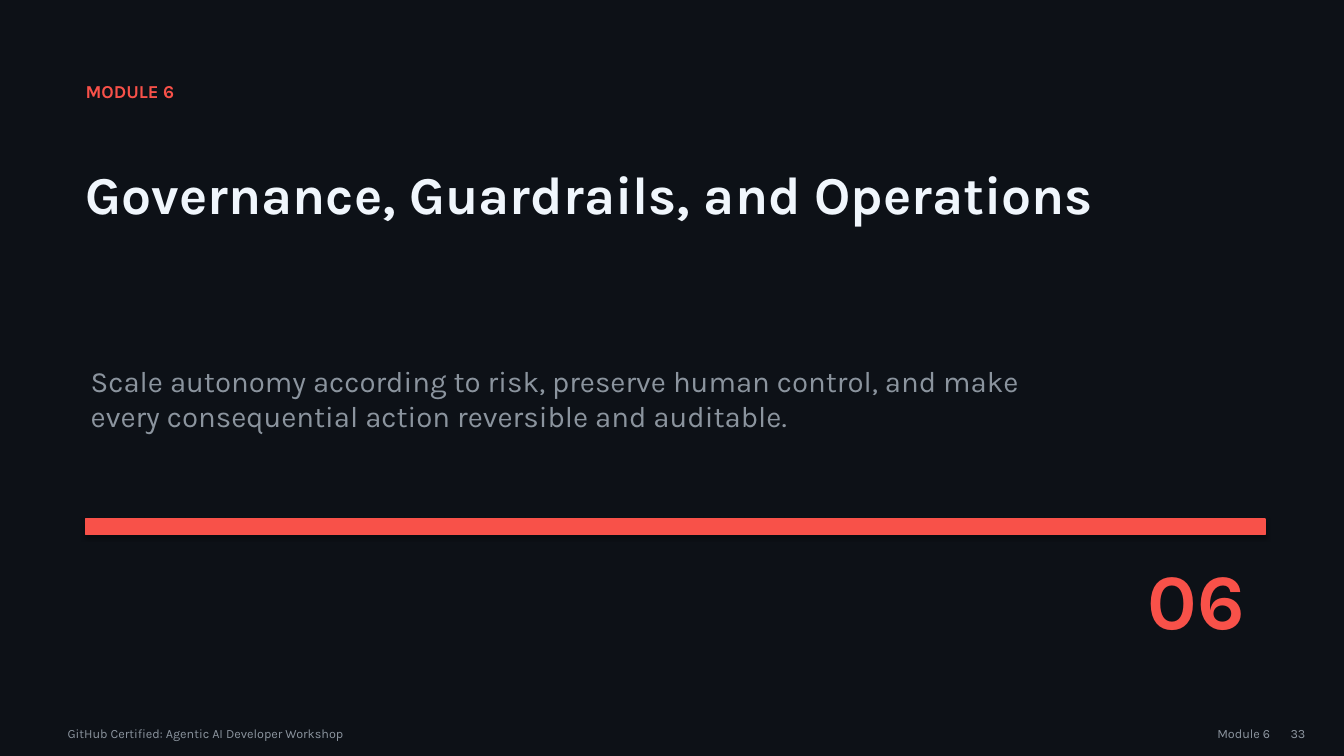
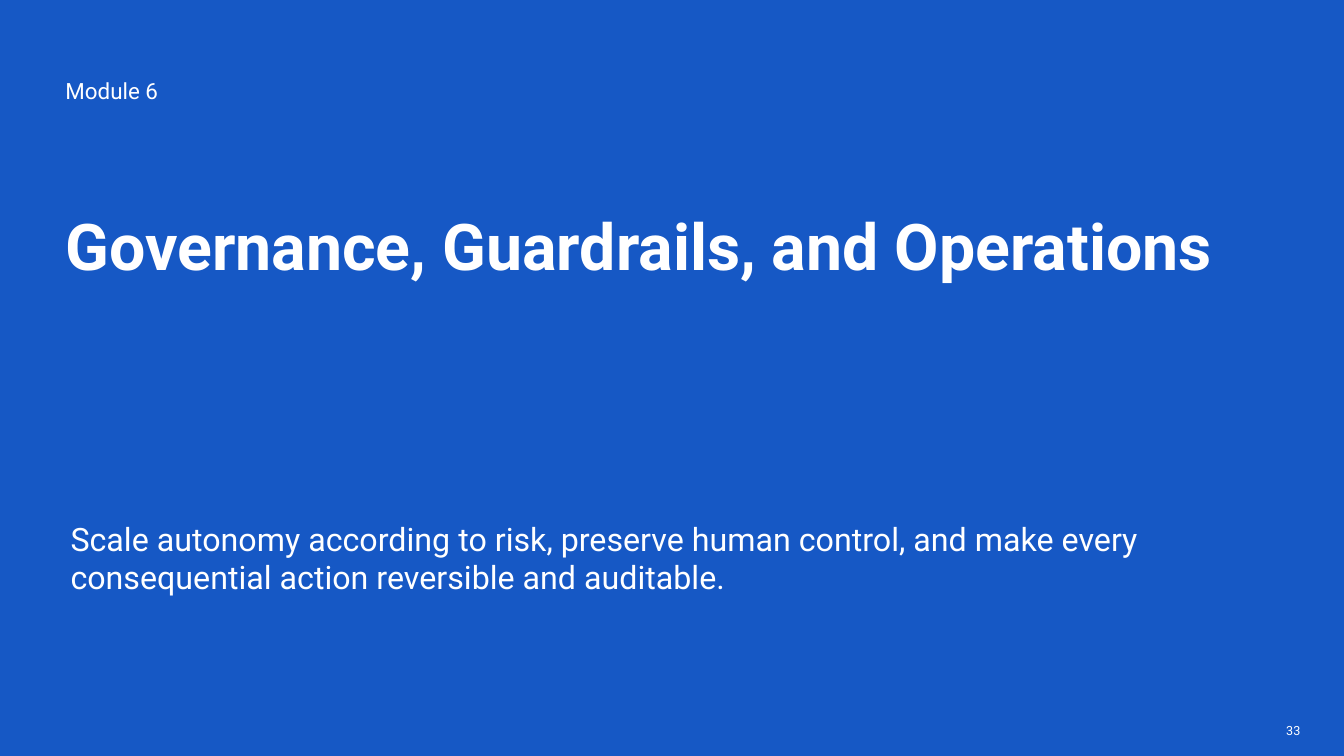
Before and after one commit to martins-vds/agentic-sdlc, a slide deck: slide 33 of slides/github-agentic-ai-developer-workshop.pptx. Drawn at 1344x756 pixels with LibreOffice and Linux fonts; fonts in the diff are those of the drawing. Boxes give left, top, right and bottom in pixels: in the first picture for what was removed or moved away, otherwise in the second. Text is boxed around its words. In the diff, an @@ line names an element or a change of style, - is before the commit and + after.

```diff
--- a/slides/github-agentic-ai-developer-workshop.pptx
+++ b/slides/github-agentic-ai-developer-workshop.pptx
@@ background #0D1117 to #1658C5 @@
@@ text at (65, 82, 158, 100): text changed; size 13 to 16 pt; font Karla to Roboto; text colour #F85149 to #FFFFFF; bold off @@
-MODULE 6
+Module 6
@@ text "Governance, Guardrails, and Operations": place and size @@
-text "Governance, Guardrails, and Operations" at (86, 176, 1093, 227)
+text "Governance, Guardrails, and Operations" at (66, 221, 1212, 283)
@@ text "Governance, Guardrails, and Operations" at (66, 221, 1212, 283): size 38 to 46 pt, font Karla to Roboto, text colour #F0F6FC to #FFFFFF @@
@@ text "Scale autonomy according to risk, ...": place and size @@
-text "Scale autonomy according to risk, ..." at (91, 372, 1018, 434)
+text "Scale autonomy according to risk, ..." at (71, 527, 1138, 596)
@@ text "Scale autonomy according to risk, ..." at (71, 527, 1138, 596): size 21 to 23 pt, font Karla to Roboto, text colour #8B949E to #FFFFFF @@
@@ rectangle removed at (86, 519, 1265, 534) @@
@@ text removed at (1148, 577, 1245, 630) @@
-06
@@ text "33" at (1286, 726, 1300, 735): font Karla to Roboto, text colour #8B949E to #FFFFFF @@
@@ text removed at (68, 729, 343, 741) @@
-GitHub Certified: Agentic AI Developer Workshop
@@ text removed at (1217, 729, 1270, 738) @@
-Module 6
```
Also in this commit, not shown: 37 other slides changed, 7 other files.
